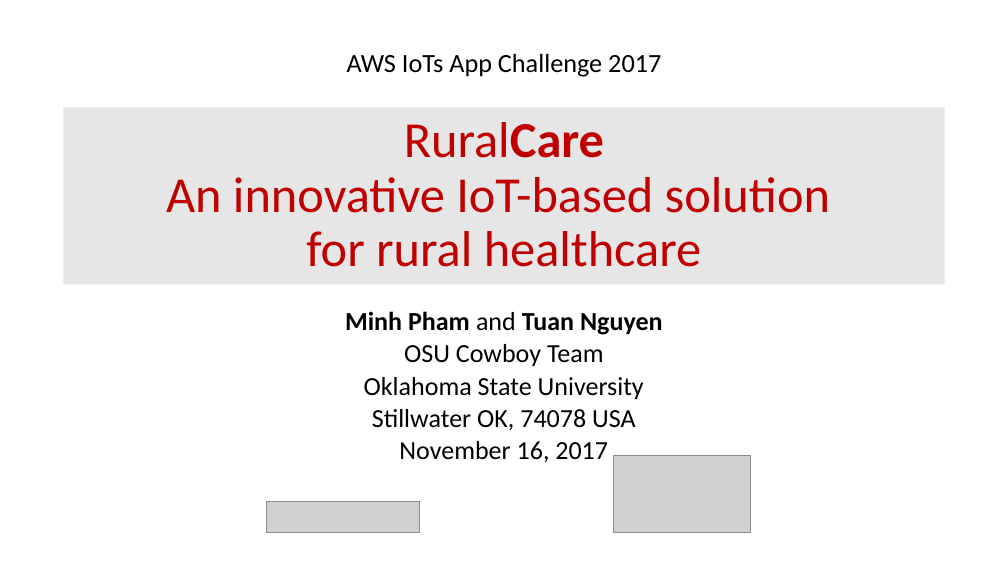
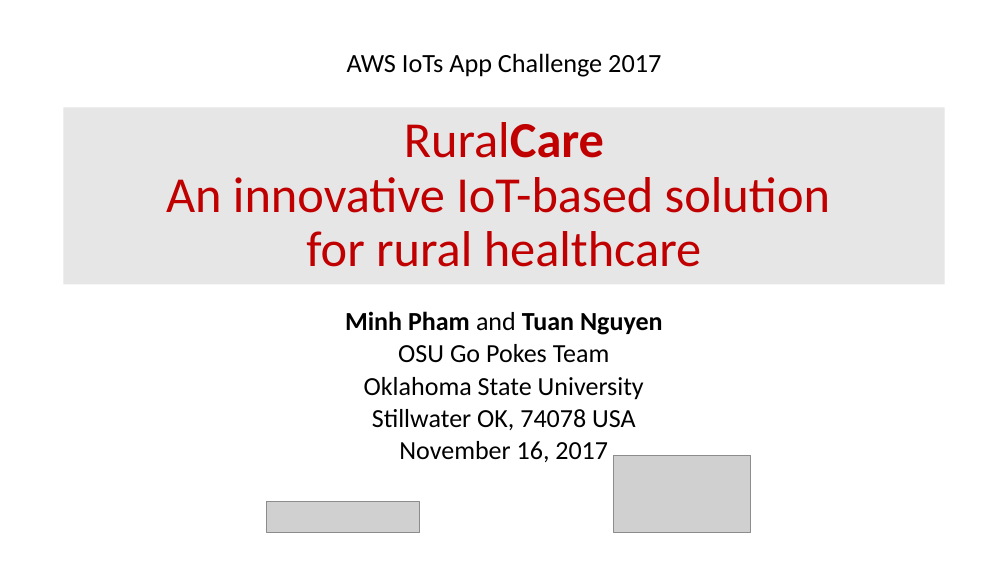
Before and after one commit to AWSGoPokes/aws-iot, a slide deck: slide 1 of docs/Presentation.pptx. Drawn at 1008x567 pixels with LibreOffice and Linux fonts; fonts in the diff are those of the drawing; grey boxes stand for pictures; background and template pictures are left out. Boxes give left, top, right and bottom in pixels: in the first picture for what was removed or moved away, otherwise in the second. Text is boxed around its words. In the diff, an @@ line names an element or a change of style, - is before the commit and + after.

```diff
--- a/docs/Presentation.pptx
+++ b/docs/Presentation.pptx
@@ subtitle at [398,344,610,363]: text changed @@
-OSU Cowboy Team
+OSU Go Pokes Team
```
Also in this commit, not shown: 3 other slides changed, 2 other files.
